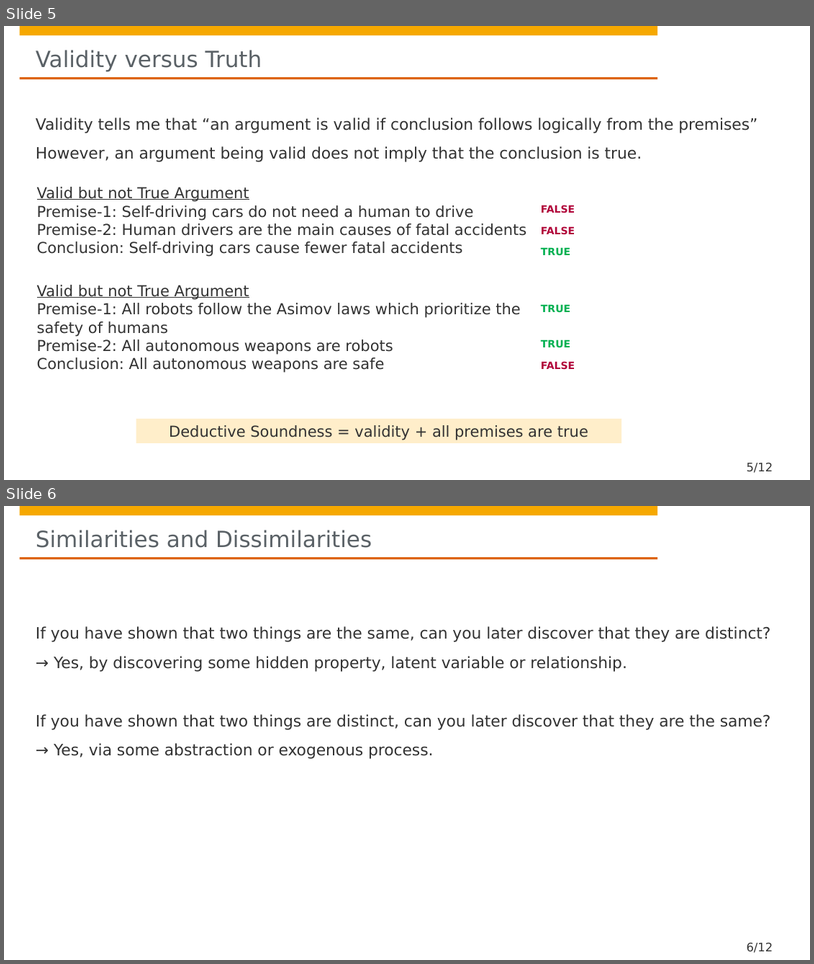
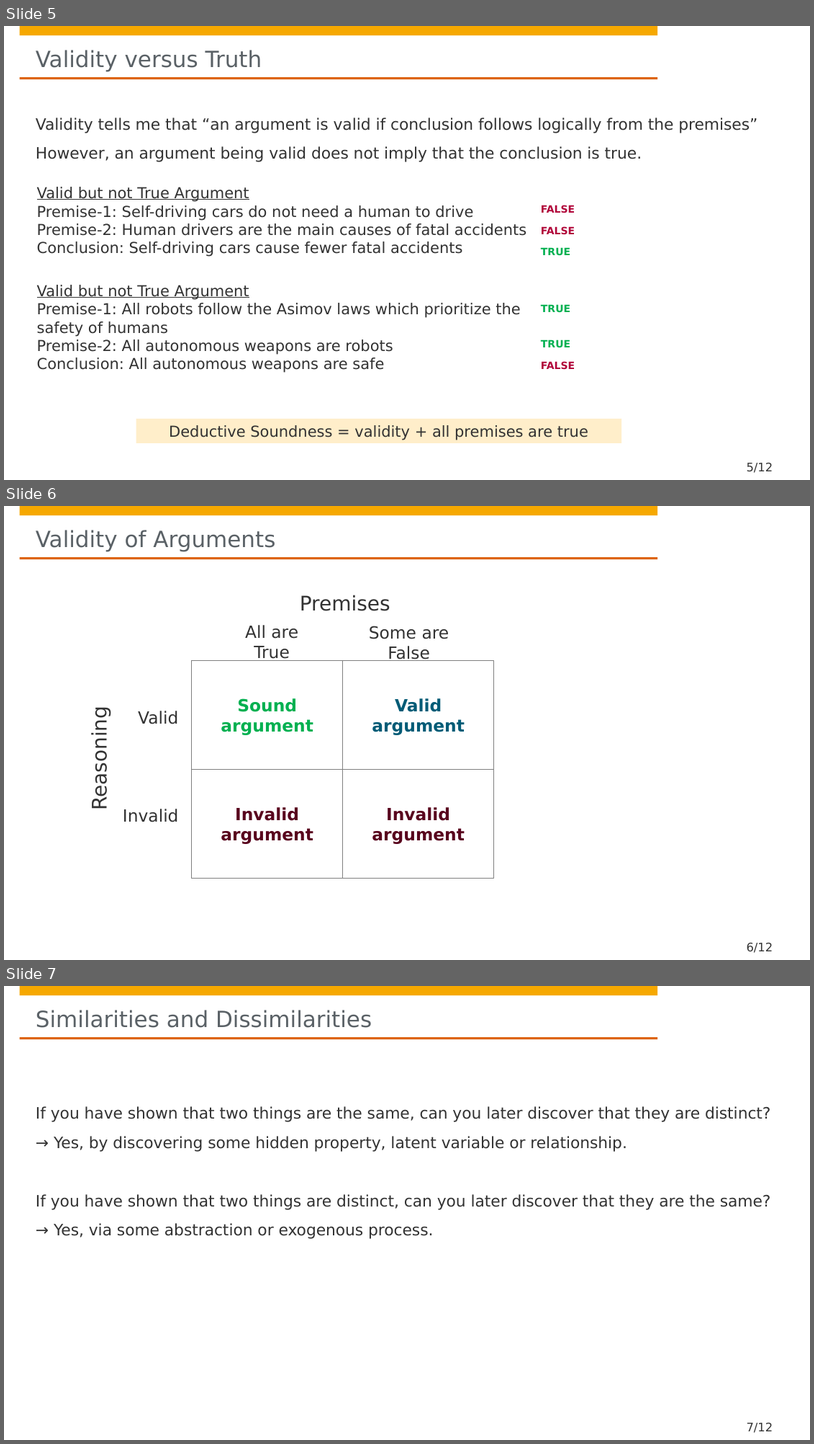
Before and after one commit to hpi-sam/AI_Ethics_Engineering, a slide deck: slides/6. Normative Argumentation.pptx. Shown one above the other, each under a label of ours: slides 5 and 6 before the commit, slides 5, 6 and 7 after it. The pictures are 814x964 and 814x1444 pixels, drawn with LibreOffice and Linux fonts; fonts in the diff are those of the drawing; background and template pictures are left out. Boxes give left, top, right and bottom in pixels: in the first picture for what was removed or moved away, otherwise in the second. Text is boxed around its words. In the diff, an @@ line names an element or a change of style, - is before the commit and + after.

```diff
--- a/slides/6. Normative Argumentation.pptx
+++ b/slides/6. Normative Argumentation.pptx
@@ slide 6 added at (x1=4, y1=506, x2=810, y2=960), background #FFFFFF; not listed: 5 template elements that a slide beside it also shows @@
@@ title added at (x1=36, y1=530, x2=275, y2=552), 26.7 pt, text #5A6166 @@
+Validity of Arguments
@@ text added at (x1=300, y1=595, x2=391, y2=611), 24 pt, text #323232 @@
+Premises
@@ text added at (x1=245, y1=625, x2=298, y2=661), 20 pt, text #323232 @@
+All are True
@@ text added at (x1=369, y1=626, x2=450, y2=661), 20 pt, text #323232 @@
+Some are False
@@ rectangle added at (x1=191, y1=660, x2=343, y2=769), fill #FFFFFF, outline #808080 0.75 pt, 20 pt, text #00B050, bold @@
+Sound argument
@@ rectangle added at (x1=343, y1=660, x2=494, y2=769), fill #FFFFFF, outline #808080 0.75 pt, 20 pt, text #005B76, bold @@
+Valid argument
@@ text added at (x1=88, y1=716, x2=112, y2=808), 24 pt, text #323232 @@
+Reasoning
@@ text added at (x1=138, y1=710, x2=178, y2=724), 20 pt, text #323232 @@
+Valid
@@ rectangle added at (x1=191, y1=769, x2=343, y2=878), fill #FFFFFF, outline #808080 0.75 pt, 20 pt, text #58031D, bold @@
+Invalid argument
@@ rectangle added at (x1=343, y1=769, x2=494, y2=878), fill #FFFFFF, outline #808080 0.75 pt, 20 pt, text #58031D, bold @@
+Invalid argument
@@ text added at (x1=123, y1=808, x2=179, y2=822), 20 pt, text #323232 @@
+Invalid
@@ what was slide 6 is now slide 7 @@
@@ page number at (x1=747, y1=1422, x2=774, y2=1432): text changed @@
-6/12
+7/12
```
